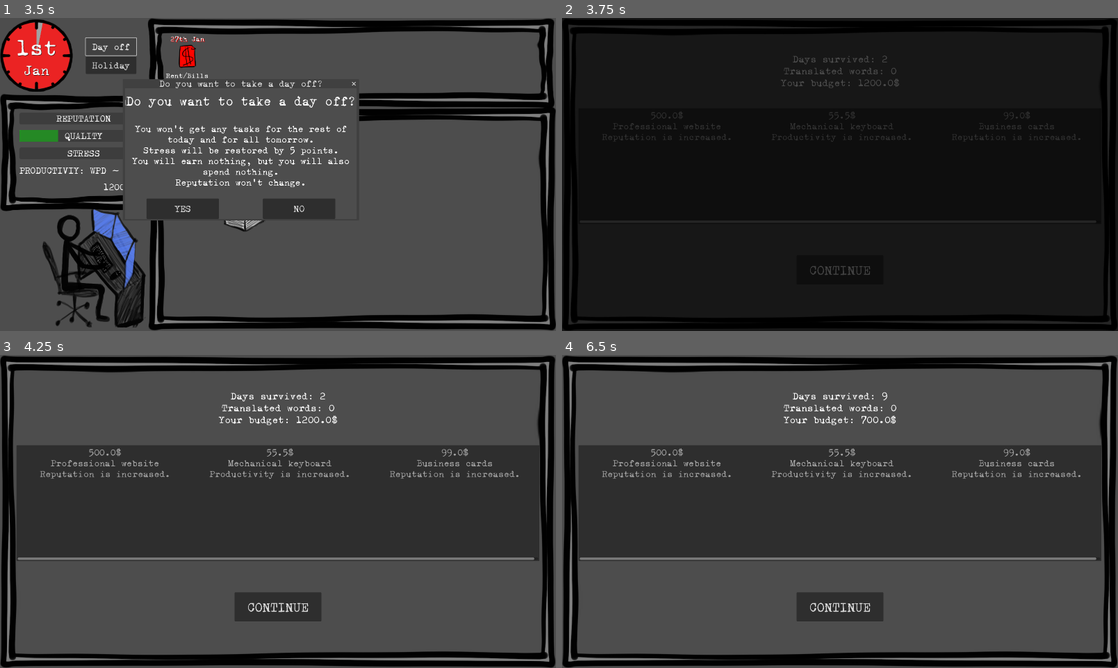
Above: before the commit, frames 1-4 (two rows, left to right).
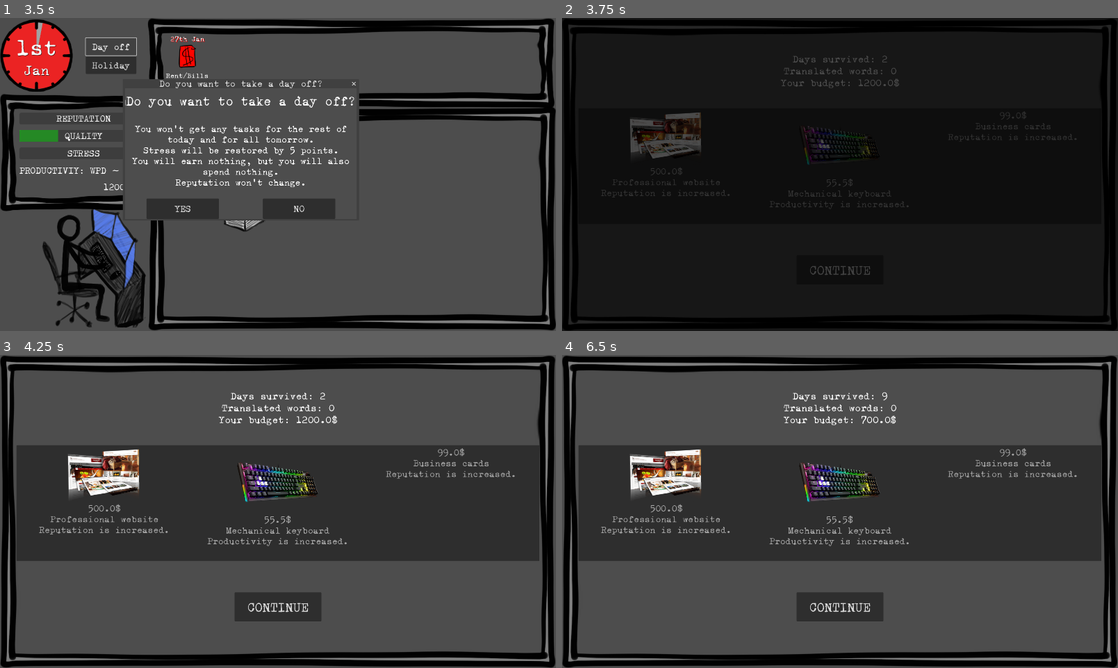
Above: after the commit, the same moments.

Repository: ildede/game-off-2025
Game: Godot game, scene res://scenes/game/screens/splash_screen/splash.tscn
Same seed, same stepped clock (60 frames per second), same inputs: the game is played once before the commit and once after it.
Inputs:
- Up to frame 1 (3.5 s): click "LET'S GO!" at 0.5 s; click "START" at 1.25 s; click "Accept" at 2 s; click "Day off" at 2.75 s
- Up to frame 2 (3.75 s): click "YES" at 3.5 s
- Up to frame 3 (4.25 s): no input
- Up to frame 4 (6.5 s): click "CONTINUE" at 4.25 s; click "Holiday" at 5 s; click "YES" at 5.75 s

Frame 1 is identical in both runs. In frame 2, 2.0% of the frame differs, in the area x 7-94%, y 29-61%; in frame 3, 5.0%, in the area x 3-97%, y 29-66%; in frame 4, 5.0%.

Commit message:
feat: add image for bonus

Diff:
--- a/autoloads/client_data.gd
+++ b/autoloads/client_data.gd
@@ -160,6 +160,7 @@
 	event.id = obj_in.get("id")
 	event.name = obj_in.get("name")
 	event.description = obj_in.get("description")
+	event.asset = obj_in.get("asset", "")
 	event.can_spawn = obj_in.get("can_spawn")
 	event.consumable = obj_in.get("consumable", false)
 	event.cost = obj_in.get("cost", 0.0)
--- a/autoloads/models.gd
+++ b/autoloads/models.gd
@@ -168,6 +168,7 @@
 	var id: int
 	var name: String
 	var description: String
+	var asset: String
 	var can_spawn: bool
 	var consumable: bool
 	var cost: float
--- a/data/game_data.json
+++ b/data/game_data.json
@@ -1409,6 +1409,7 @@
       "id": 3,
       "name": "Wall planner",
       "description": "Stress reduced, reputation increases.",
+      "asset": "planner",
       "can_spawn": true,
       "cost": 15.0,
       "stress_change": -5.0,
@@ -1418,12 +1419,14 @@
       "id": 4,
       "name": "Cat",
       "description": "Stress reduced, reputation increased. Occasionally affects negatively quality and time spent. (malus: ogni tanto ti fa perdere tempo o qualità)",
+      "asset": "cat",
       "can_spawn": false
     },
     {
       "id": 5,
       "name": "Docking station",
       "description": "Productivity increased.",
+      "asset": "docking",
       "can_spawn": true,
       "cost": 15.0,
       "productivity_change": 100
@@ -1432,6 +1435,7 @@
       "id": 6,
       "name": "Melatonine pills",
       "description": "Quality increased, stress reduced.",
+      "asset": "pills",
       "can_spawn": true,
       "consumable": true,
       "cost": 2.0,
@@ -1442,6 +1446,7 @@
       "id": 7,
       "name": "Gym membership",
       "description": "Less chances to get sick, productivity increases.",
+      "asset": "sport",
       "can_spawn": false
     },
     {
@@ -1458,6 +1463,7 @@
       "id": 9,
       "name": "High speed fiber",
       "description": "Productivity is increased, stress is reduced. Has also a monthly cost.",
+      "asset": "router",
       "can_spawn": true,
       "cost": 30.0,
       "default_bill_change": 20.0,
@@ -1468,6 +1474,7 @@
       "id": 10,
       "name": "CAT tool",
       "description": "Productivity, quality and reputation are increased. Has also a monthly cost.",
+      "asset": "cattool",
       "can_spawn": true,
       "cost": 50.0,
       "default_bill_change": 20.0,
@@ -1479,6 +1486,7 @@
       "id": 11,
       "name": "Mechanical keyboard",
       "description": "Productivity is increased.",
+      "asset": "keyboard",
       "can_spawn": true,
       "cost": 55.5,
       "productivity_change": 50
@@ -1487,6 +1495,7 @@
       "id": 12,
       "name": "Ergonomic chair",
       "description": "Stress is reduced.",
+      "asset": "chair",
       "can_spawn": true,
       "cost": 55.5,
       "stress_change": -20
@@ -1495,12 +1504,14 @@
       "id": 13,
       "name": "Standing desk",
       "description": "Productivity is reduced. Less chances to get sick.",
+      "asset": "standdesk",
       "can_spawn": false
     },
     {
       "id": 14,
       "name": "Triple screen",
       "description": "Productivity is boosted.",
+      "asset": "triplescreen",
       "can_spawn": true,
       "cost": 199.90,
       "productivity_change": 50
@@ -1509,6 +1520,7 @@
       "id": 15,
       "name": "Footrest",
       "description": "Stress is reduced.",
+      "asset": "footrest",
       "can_spawn": true,
       "cost": 24.90,
       "stress_change": -5
@@ -1517,6 +1529,7 @@
       "id": 16,
       "name": "Ergonomic mouse",
       "description": "Productivity increased.",
+      "asset": "ergomouse",
       "can_spawn": true,
       "cost": 99.75,
       "productivity_change": 50
@@ -1525,6 +1538,7 @@
       "id": 17,
       "name": "Heated blanket",
       "description": "Monthly bills are slightly reduced.",
+      "asset": "heatblanket",
       "can_spawn": true,
       "cost": 45.0,
       "default_bill_change": -19.0
@@ -1533,6 +1547,7 @@
       "id": 18,
       "name": "Heated socks",
       "description": "Monthly bills are slightly reduced, less chances to get sick.",
+      "asset": "heatsocks",
       "can_spawn": true,
       "cost": 25.0,
       "default_bill_change": -8.0
@@ -1541,6 +1556,7 @@
       "id": 19,
       "name": "Comfy sweatpants",
       "description": "Stress is reduced.",
+      "asset": "pants",
       "can_spawn": true,
       "cost": 35.0,
       "stress_change": -8.0
@@ -1549,6 +1565,7 @@
       "id": 21,
       "name": "Double screen",
       "description": "Productivity is increased.",
+      "asset": "doublescreen",
       "can_spawn": true,
       "cost": 99.0,
       "productivity_change": 50
@@ -1557,6 +1574,7 @@
       "id": 22,
       "name": "Noise cancelling headphones",
       "description": "Stress is reduced, productivity is increased.",
+      "asset": "headphones",
       "can_spawn": true,
       "cost": 89.0,
       "stress_change": -7.0,
@@ -1566,6 +1584,7 @@
       "id": 23,
       "name": "Wrist-rest for mouse",
       "description": "Stress is reduced.",
+      "asset": "mousewrist",
       "can_spawn": true,
       "cost": 29.0,
       "stress_change": -2.0
@@ -1574,6 +1593,7 @@
       "id": 24,
       "name": "Wrist-rest for keyboard",
       "description": "Stress is reduced. Productivity and quality are increased.",
+      "asset": "keyboardwrist",
       "can_spawn": true,
       "cost": 39.0,
       "stress_change": -2.0,
@@ -1584,6 +1604,7 @@
       "id": 25,
       "name": "Organized desk",
       "description": "Stress is reduced, productivity is increased. (only temporary)",
+      "asset": "organizeddesk",
       "can_spawn": false,
       "consumable": true
     },
@@ -1591,6 +1612,7 @@
       "id": 26,
       "name": "Professional website",
       "description": "Reputation is increased.",
+      "asset": "website",
       "can_spawn": true,
       "cost": 500.0,
       "reputation_change": 40
@@ -1599,6 +1621,7 @@
       "id": 27,
       "name": "Cozy herbal tea",
       "description": "Stress is reduced.",
+      "asset": "tea",
       "can_spawn": true,
       "consumable": true,
       "cost": 9,
--- a/scenes/game/screens/daily_screen/daily.gd
+++ b/scenes/game/screens/daily_screen/daily.gd
@@ -1,7 +1,8 @@
 extends Node
 class_name Daily
 
-@export var texture: Texture2D
+@export var texture_default: Texture2D
+@export var texture: Dictionary[String, Texture2D]
 var selectable: Dictionary = {}
 
 func _ready() -> void:
@@ -18,7 +19,7 @@
 
 	var bonus1 = ClientData.get_random_bonus()
 	if bonus1:
-		var index_added1 = $Panel/StatisticGrid/ItemList.add_item("{cost}$\n{name}\n{description}".format(bonus1), texture)
+		var index_added1 = $Panel/StatisticGrid/ItemList.add_item("{cost}$\n{name}\n{description}".format(bonus1), texture.get(bonus1.asset, texture_default))
 		selectable.set(index_added1, bonus1)
 		if bonus1.cost > Global.game_state.money:
 			$Panel/StatisticGrid/ItemList.set_item_disabled(index_added1, true)
@@ -26,7 +27,7 @@
 		var bonus2 = ClientData.get_random_bonus()
 		if bonus2:
 			if not bonus2.id == bonus1.id:
-				var index_added2 = $Panel/StatisticGrid/ItemList.add_item("{cost}$\n{name}\n{description}".format(bonus2), texture)
+				var index_added2 = $Panel/StatisticGrid/ItemList.add_item("{cost}$\n{name}\n{description}".format(bonus2), texture.get(bonus2.asset, texture_default))
 				selectable.set(index_added2, bonus2)
 				if bonus2.cost > Global.game_state.money:
 					$Panel/StatisticGrid/ItemList.set_item_disabled(index_added2, true)
@@ -34,7 +35,7 @@
 			var bonus3 = ClientData.get_random_bonus()
 			if bonus3:
 				if not bonus3.id == bonus1.id and not bonus3.id == bonus2.id:
-					var index_added3 = $Panel/StatisticGrid/ItemList.add_item("{cost}$\n{name}\n{description}".format(bonus3), texture)
+					var index_added3 = $Panel/StatisticGrid/ItemList.add_item("{cost}$\n{name}\n{description}".format(bonus3), texture.get(bonus3.asset, texture_default))
 					selectable.set(index_added3, bonus3)
 					if bonus3.cost > Global.game_state.money:
 						$Panel/StatisticGrid/ItemList.set_item_disabled(index_added3, true)
--- a/scenes/game/screens/daily_screen/daily.tscn
+++ b/scenes/game/screens/daily_screen/daily.tscn
@@ -1,10 +1,60 @@
-[gd_scene load_steps=3 format=3 uid="uid://bucgncfhv2yq8"]
+[gd_scene load_steps=27 format=3 uid="uid://bucgncfhv2yq8"]
 
 [ext_resource type="Script" uid="uid://rmuvkl2iy50m" path="res://scenes/game/screens/daily_screen/daily.gd" id="1_n7uhh"]
+[ext_resource type="Texture2D" uid="uid://cejfhdvcnv1p1" path="res://scenes/game/screens/daily_screen/assets/cat.png" id="2_s02k1"]
 [ext_resource type="Theme" uid="uid://cym7llujgpfif" path="res://scenes/ui/global_themes/main_theme.tres" id="2_vrdqk"]
+[ext_resource type="Texture2D" uid="uid://bb8g00jeffvnv" path="res://scenes/game/screens/daily_screen/assets/cattool.png" id="3_hekby"]
+[ext_resource type="Texture2D" uid="uid://c6b7e4yc0dxyt" path="res://scenes/game/screens/daily_screen/assets/chair.png" id="4_yv37s"]
+[ext_resource type="Texture2D" uid="uid://dge1qcp00nga8" path="res://scenes/game/screens/daily_screen/assets/docking.png" id="5_2h54p"]
+[ext_resource type="Texture2D" uid="uid://bkjdjqmipakh3" path="res://scenes/game/screens/daily_screen/assets/doublescreen.png" id="6_lr2u3"]
+[ext_resource type="Texture2D" uid="uid://j5yud3elox1h" path="res://scenes/game/screens/daily_screen/assets/energydrink.png" id="7_0a8sc"]
+[ext_resource type="Texture2D" uid="uid://c2l24b15b44va" path="res://scenes/game/screens/daily_screen/assets/ergomouse.png" id="8_w5c3x"]
+[ext_resource type="Texture2D" uid="uid://c58f7d3qxbog6" path="res://scenes/game/screens/daily_screen/assets/footrest.png" id="9_6m1s2"]
+[ext_resource type="Texture2D" uid="uid://b0riveinvbs20" path="res://scenes/game/screens/daily_screen/assets/headphones.png" id="10_f6m2q"]
+[ext_resource type="Texture2D" uid="uid://jdbwuvxnp6ug" path="res://scenes/game/screens/daily_screen/assets/heatblanket.png" id="11_mg4mx"]
+[ext_resource type="Texture2D" uid="uid://bbx112keoa8rc" path="res://scenes/game/screens/daily_screen/assets/heatsocks.png" id="12_c2kar"]
+[ext_resource type="Texture2D" uid="uid://bco06yk45tonc" path="res://scenes/game/screens/daily_screen/assets/keyboard.png" id="13_dihtp"]
+[ext_resource type="Texture2D" uid="uid://diqpfmf8albea" path="res://scenes/game/screens/daily_screen/assets/keyboardwrist.png" id="14_8kgky"]
+[ext_resource type="Texture2D" uid="uid://cl4mwl8w4su6g" path="res://scenes/game/screens/daily_screen/assets/mousewrist.png" id="15_vf1g8"]
+[ext_resource type="Texture2D" uid="uid://5kohisuvwgue" path="res://scenes/game/screens/daily_screen/assets/organizeddesk.png" id="16_ldk2l"]
+[ext_resource type="Texture2D" uid="uid://da7a5rx27vby1" path="res://scenes/game/screens/daily_screen/assets/pants.png" id="17_d5c6y"]
+[ext_resource type="Texture2D" uid="uid://btyufat3a1ncf" path="res://scenes/game/screens/daily_screen/assets/pills.png" id="18_8fmcx"]
+[ext_resource type="Texture2D" uid="uid://c3g3423cxlhjw" path="res://scenes/game/screens/daily_screen/assets/planner.png" id="19_utqpv"]
+[ext_resource type="Texture2D" uid="uid://dcl1e7ikma64d" path="res://scenes/game/screens/daily_screen/assets/router.png" id="20_xlu02"]
+[ext_resource type="Texture2D" uid="uid://c40mq2psed2gw" path="res://scenes/game/screens/daily_screen/assets/sport.png" id="21_m88ml"]
+[ext_resource type="Texture2D" uid="uid://5v4xfn02cwwy" path="res://scenes/game/screens/daily_screen/assets/standdesk.png" id="22_0wj3q"]
+[ext_resource type="Texture2D" uid="uid://2j05gs2gteqv" path="res://scenes/game/screens/daily_screen/assets/tea.png" id="23_2rafb"]
+[ext_resource type="Texture2D" uid="uid://d1igondpylwaf" path="res://scenes/game/screens/daily_screen/assets/triplescreen.png" id="24_xuvtj"]
+[ext_resource type="Texture2D" uid="uid://d23ab5dcuwt16" path="res://scenes/game/screens/daily_screen/assets/website.png" id="25_6igxr"]
 
 [node name="Daily" type="Node"]
 script = ExtResource("1_n7uhh")
+texture = Dictionary[String, Texture2D]({
+"cat": ExtResource("2_s02k1"),
+"cattool": ExtResource("3_hekby"),
+"chair": ExtResource("4_yv37s"),
+"docking": ExtResource("5_2h54p"),
+"doublescreen": ExtResource("6_lr2u3"),
+"energydrink": ExtResource("7_0a8sc"),
+"ergomouse": ExtResource("8_w5c3x"),
+"footrest": ExtResource("9_6m1s2"),
+"headphones": ExtResource("10_f6m2q"),
+"heatblanket": ExtResource("11_mg4mx"),
+"heatsocks": ExtResource("12_c2kar"),
+"keyboard": ExtResource("13_dihtp"),
+"keyboardwrist": ExtResource("14_8kgky"),
+"mousewrist": ExtResource("15_vf1g8"),
+"organizeddesk": ExtResource("16_ldk2l"),
+"pants": ExtResource("17_d5c6y"),
+"pills": ExtResource("18_8fmcx"),
+"planner": ExtResource("19_utqpv"),
+"router": ExtResource("20_xlu02"),
+"sport": ExtResource("21_m88ml"),
+"standdesk": ExtResource("22_0wj3q"),
+"tea": ExtResource("23_2rafb"),
+"triplescreen": ExtResource("24_xuvtj"),
+"website": ExtResource("25_6igxr")
+})
 
 [node name="Panel" type="PanelContainer" parent="."]
 anchors_preset = 15
@@ -37,11 +87,12 @@
 size_flags_vertical = 3
 allow_search = false
 max_text_lines = 10
+auto_width = true
 auto_height = true
 wraparound_items = false
 max_columns = 3
 same_column_width = true
-fixed_column_width = 600
+fixed_column_width = 595
 icon_mode = 0
 
 [node name="Continue" type="Button" parent="Panel/StatisticGrid"]
Binary file added: scenes/game/screens/daily_screen/assets/cat.png
Not shown, added: scenes/game/screens/daily_screen/assets/cat.png.import
Binary file added: scenes/game/screens/daily_screen/assets/cattool.png
Not shown, added: scenes/game/screens/daily_screen/assets/cattool.png.import
Binary file added: scenes/game/screens/daily_screen/assets/chair.png
Not shown, added: scenes/game/screens/daily_screen/assets/chair.png.import
Binary file added: scenes/game/screens/daily_screen/assets/docking.png
Not shown, added: scenes/game/screens/daily_screen/assets/docking.png.import
Binary file added: scenes/game/screens/daily_screen/assets/doublescreen.png
Not shown, added: scenes/game/screens/daily_screen/assets/doublescreen.png.import
Binary file added: scenes/game/screens/daily_screen/assets/energydrink.png
Not shown, added: scenes/game/screens/daily_screen/assets/energydrink.png.import
(and 36 more such lines)
